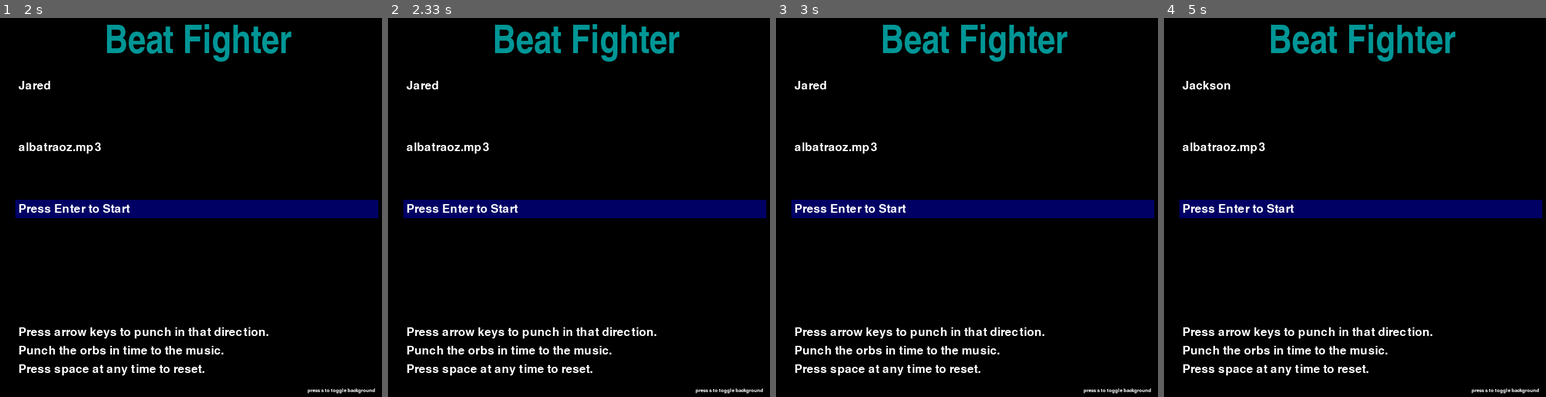
Above: before the commit, frames 1-4 (left to right).
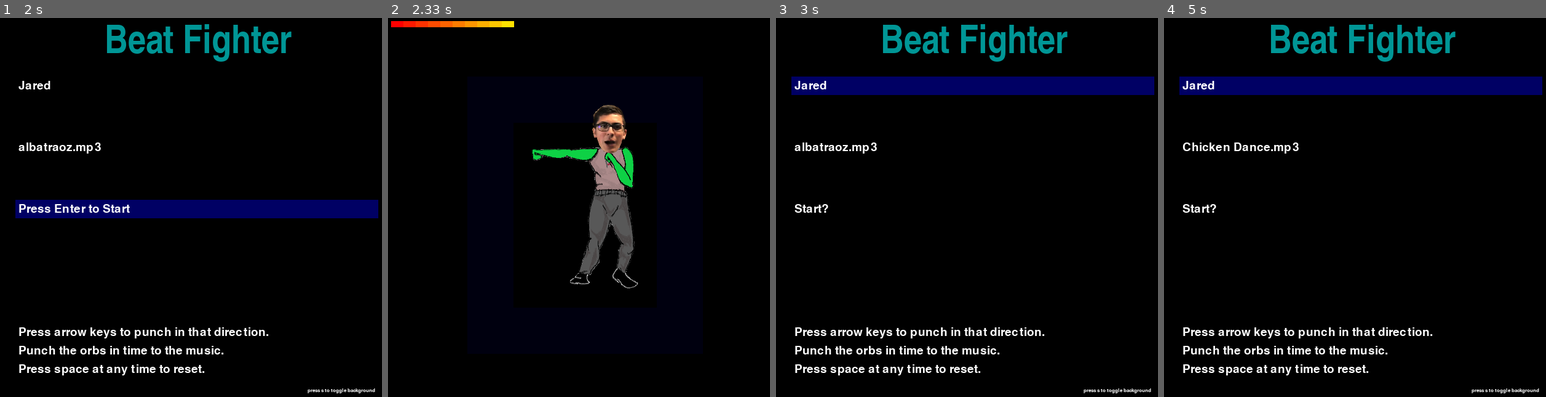
Above: after the commit, the same moments.

Repository: Rosebotics/catapult2019
Game: pygame game, started from projects/Allison_Cassandra_Isabella/algorymolto vivace.py
The game is run twice, just before and just after one commit, with the same random seed, the same clock (stepped at 60 frames per second) and the same inputs.
Inputs:
- Up to frame 1 (2 s): hold Enter 0.33-0.8 s; hold Right 0.33-0.8 s; hold Right 0.83-1.3 s; hold Up 1.33-1.63 s
- Up to frame 2 (2.33 s): hold Keypad Enter from 2.17 s (still down); hold Left from 2.17 s (still down)
- Up to frame 3 (3 s): release Keypad Enter at 2.7 s; release Left at 2.7 s; tap Space at 2.73 s
- Up to frame 4 (5 s): hold Left 3.07-3.6 s; hold Down 3.63-3.93 s; hold Left 3.97-4.37 s; hold Up 4.4-4.77 s; hold Right from 4.8 s (still down)

Frame 1 is identical in both runs. In frame 2, 13% of the frame differs, in the area x 0-100%, y 0-100%; in frame 3, 9.2%; in frame 4, 9.6%.

Commit message:
Various improvements

Diff:
--- a/projects/Allison_Cassandra_Isabella/algorymolto vivace.py
+++ b/projects/Allison_Cassandra_Isabella/algorymolto vivace.py
@@ -200,7 +200,7 @@
                     song_num += 1
                     if song_num > len(songs) - 1:
                         song_num = 0
-            if pressedkeys[pygame.K_RETURN]:
+            if pressedkeys[pygame.K_RETURN] or pressedkeys[pygame.K_KP_ENTER]:
                 if selection_row == 2:
                     intro = False
             if pressedkeys[pygame.K_s]:
